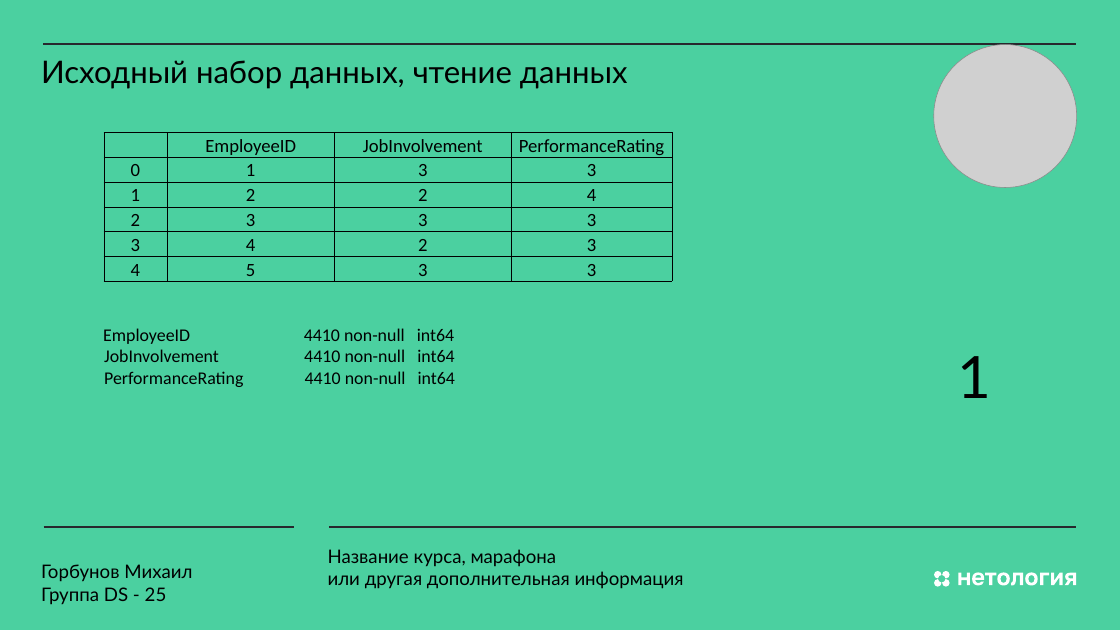
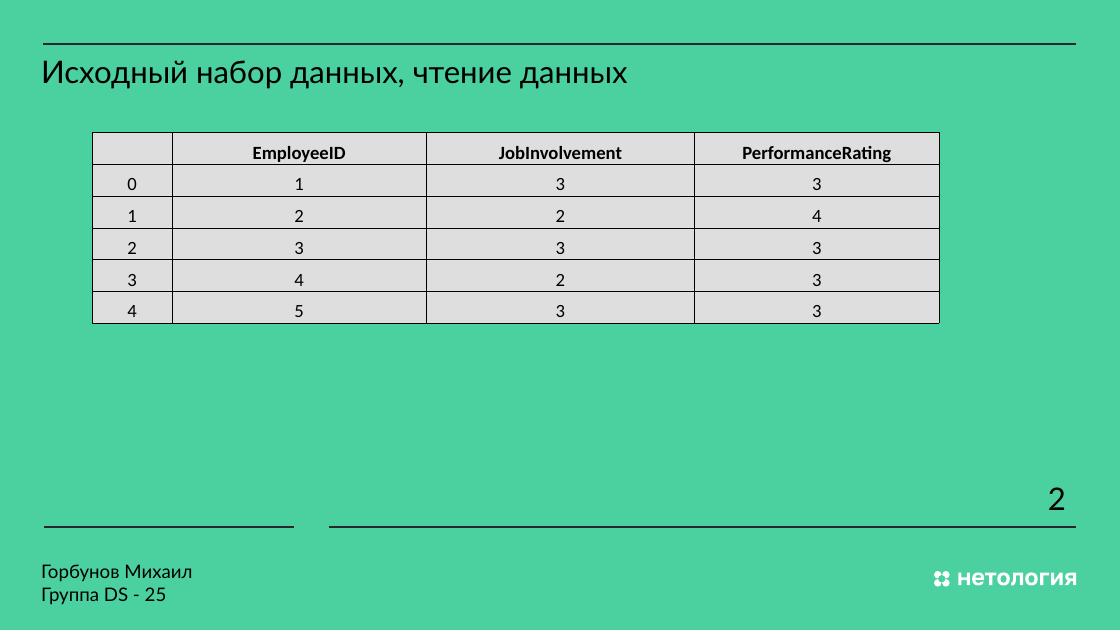
Before and after one commit to MS-max914/MX_2X, a slide deck: slide 5 of Diplom/10_10/Prezent.pptx (slide 6 before the commit). Drawn at 1120x630 pixels with LibreOffice and Linux fonts; fonts in the diff are those of the drawing; grey boxes stand for pictures. Boxes give left, top, right and bottom in pixels: in the first picture for what was removed or moved away, otherwise in the second. Text is boxed around its words. In the diff, an @@ line names an element or a change of style, - is before the commit and + after.

```diff
--- a/Diplom/10_10/Prezent.pptx
+++ b/Diplom/10_10/Prezent.pptx
@@ picture removed at <box>934,45,1076,188</box> @@
@@ table at <box>92,132,939,323</box> @@
@@ fill none to #DEDEDE in 23 cells @@
@@ bold on in "EmployeeID", "JobInvolvement", "PerformanceRating" @@
@@ table: place and size @@
-table at <box>104,132,672,391</box>
+table at <box>92,132,939,323</box>
@@ text removed at <box>103,328,455,384</box> @@
-EmployeeID 4410 non-null int64
-JobInvolvement 4410 non-null int64
-PerformanceRating 4410 non-null int64
@@ text removed at <box>958,356,992,398</box> @@
-1
@@ text added at <box>1048,487,1066,510</box>, 40 pt, text #000000 @@
+2
@@ text removed at <box>328,549,684,589</box> @@
-Название курса, марафона
-или другая дополнительная информация
```
Also in this commit, not shown: 21 other slides changed, 3 slides added, 4 slides removed.
